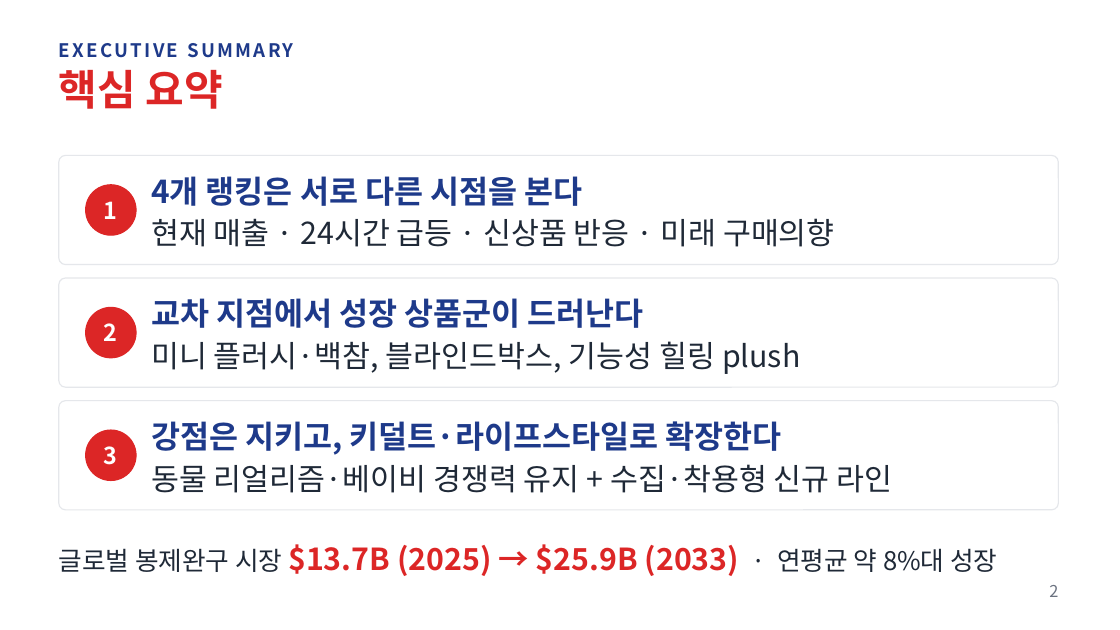
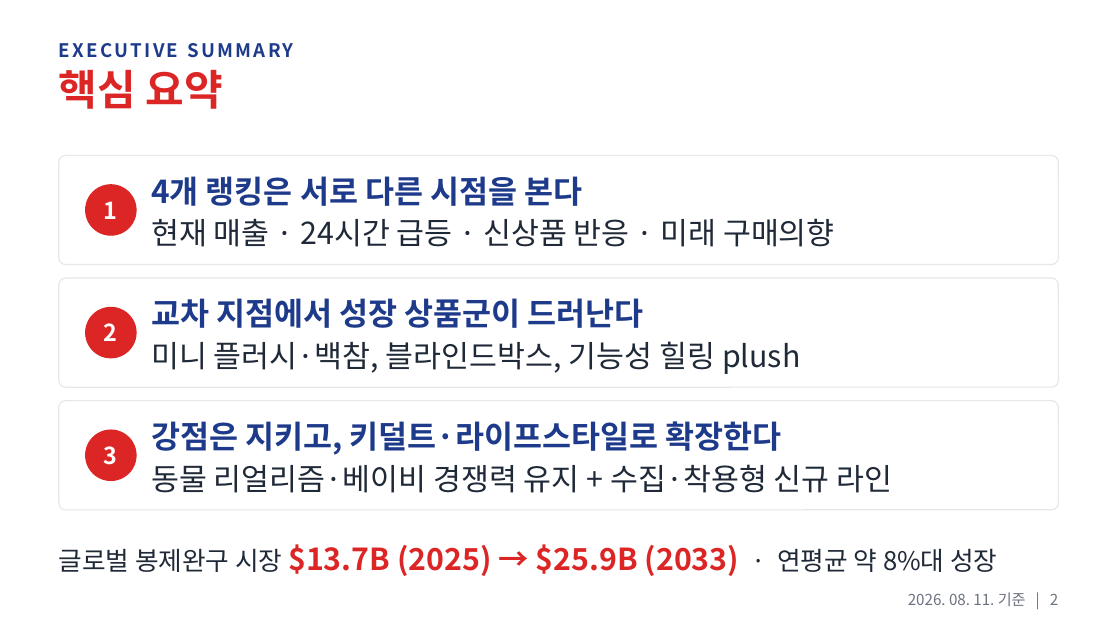
Before and after one commit to JOHENRIM/notion, a slide deck: slide 2 of reports/Aurora_Amazon_Plush_Ranking_Analysis.pptx. Drawn at 1120x630 pixels with LibreOffice and Linux fonts; fonts in the diff are those of the drawing. Boxes give left, top, right and bottom in pixels: in the first picture for what was removed or moved away, otherwise in the second. Text is boxed around its words. In the diff, an @@ line names an element or a change of style, - is before the commit and + after.

```diff
--- a/reports/Aurora_Amazon_Plush_Ranking_Analysis.pptx
+++ b/reports/Aurora_Amazon_Plush_Ranking_Analysis.pptx
@@ text at <box>908,592,1058,606</box>: text changed; size 14 to 13 pt @@
-2
+2026. 08. 11. 기준 | 2
```
Also in this commit, not shown: 8 other slides changed, 1 other file.
